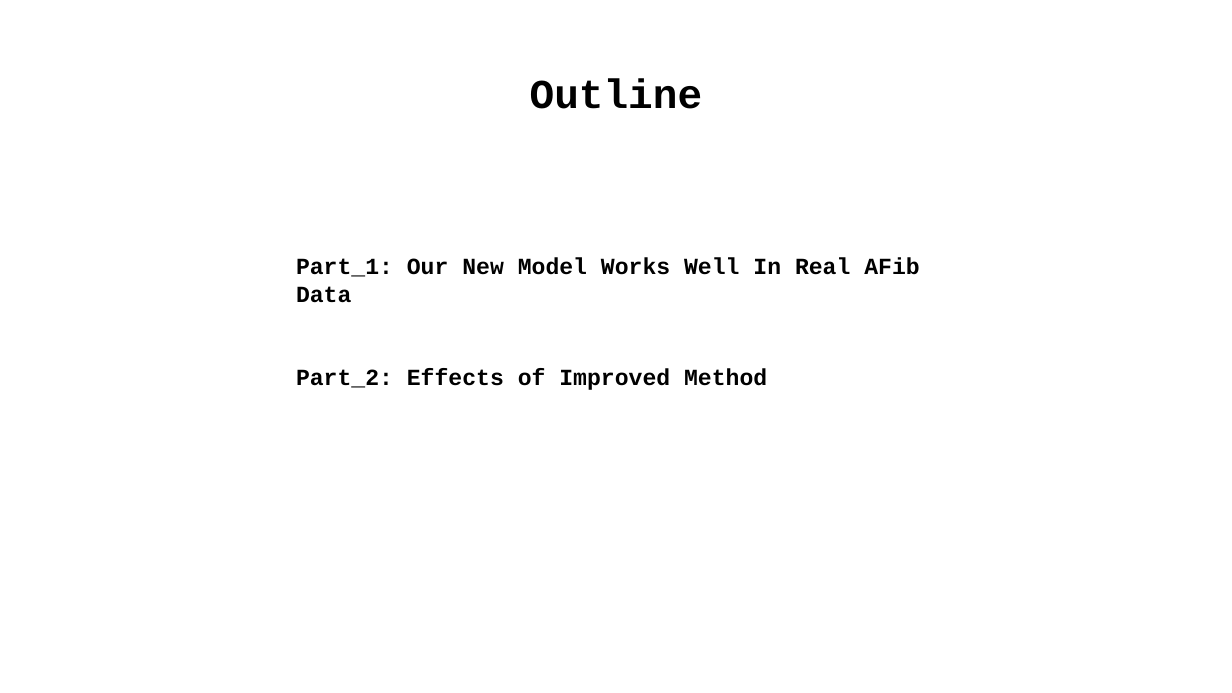
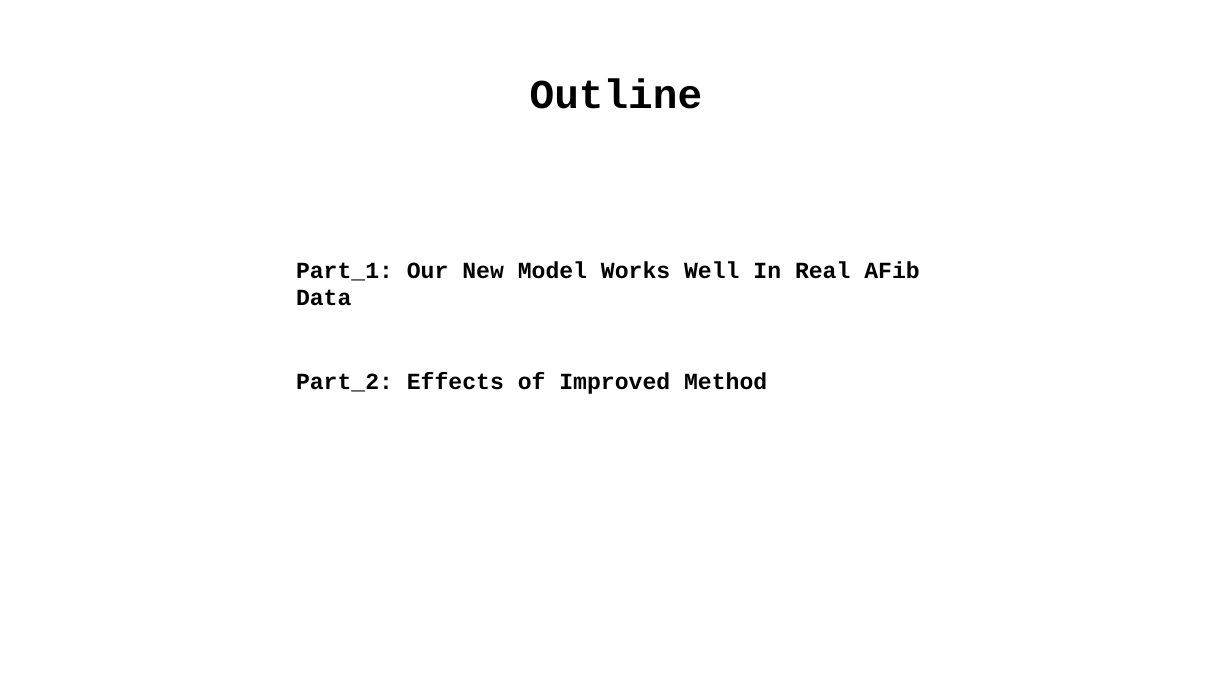
Before and after one commit to A-Big-Tortoise/Presentation, a slide deck: slide 2 of Presentation_0722_JiayuChen.pptx. Drawn at 1232x693 pixels with LibreOffice and Linux fonts; fonts in the diff are those of the drawing. Boxes give left, top, right and bottom in pixels: in the first picture for what was removed or moved away, otherwise in the second. Text is boxed around its words. In the diff, an @@ line names an element or a change of style, - is before the commit and + after.

Commit message:
Add Draft of Presentation_0729

```diff
--- a/Presentation_0722_JiayuChen.pptx
+++ b/Presentation_0722_JiayuChen.pptx
@@ text "Part_1: Our New Model Works ...": place and size @@
-text "Part_1: Our New Model Works ..." at bbox=[296, 257, 919, 390]
+text "Part_1: Our New Model Works ..." at bbox=[296, 261, 919, 394]
```
Also in this commit, not shown: 1 other file.
